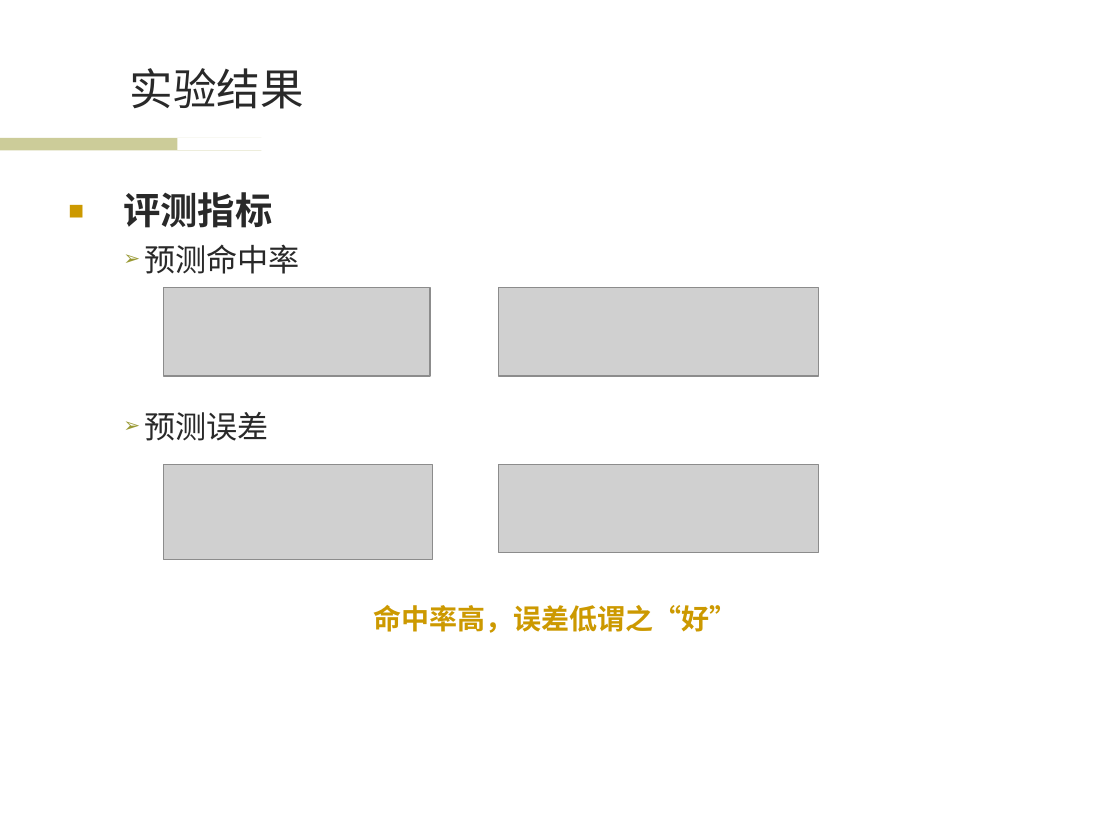
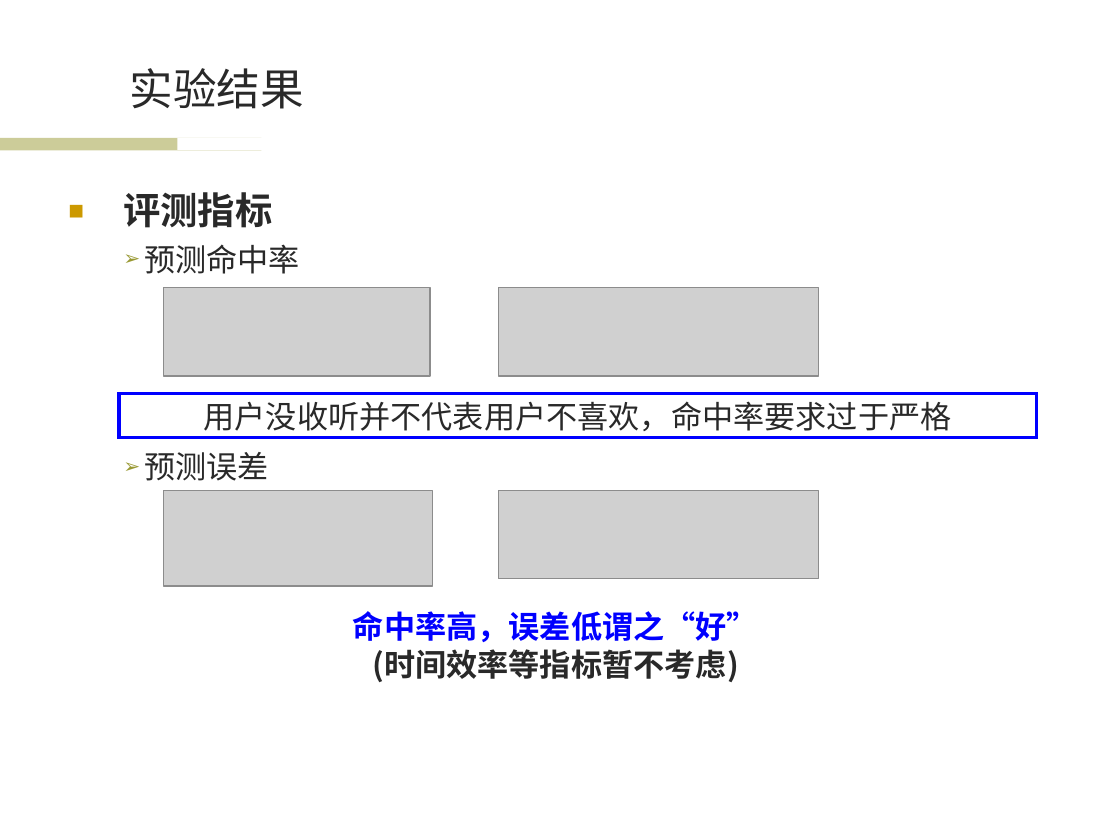
Before and after one commit to wwssttt/NJUThesis, a slide deck: slide 13 of ppt/一种基于时间序列分析的个性化音乐推荐系统及其实现.ppt (slide 12 before the commit). Drawn at 1120x840 pixels with LibreOffice and Linux fonts; fonts in the diff are those of the drawing; grey boxes stand for pictures; background and template pictures are left out. Boxes give left, top, right and bottom in pixels: in the first picture for what was removed or moved away, otherwise in the second. Text is boxed around its words. In the diff, an @@ line names an element or a change of style, - is before the commit and + after.

```diff
--- a/ppt/一种基于时间序列分析的个性化音乐推荐系统及其实现.ppt
+++ b/ppt/一种基于时间序列分析的个性化音乐推荐系统及其实现.ppt
@@ text "评测指标" rewrapped from bbox=[123, 192, 300, 441] to bbox=[123, 192, 300, 481] @@
@@ rectangle added at bbox=[119, 393, 1036, 437], outline #0000FF 2.24 pt, 20 pt, text #292929 @@
+用户没收听并不代表用户不喜欢，命中率要求过于严格
@@ 2 pictures, 1 text: place and size @@
-2 pictures, 1 text at bbox=[164, 464, 819, 633]
+2 pictures, 1 text at bbox=[164, 491, 819, 682]
@@ text at bbox=[353, 611, 758, 642]: size 18 to 20 pt, text colour #CC9900 to #0000FF in "命中率高，误差低谓之“好”" @@
@@ text at bbox=[372, 649, 738, 682]: paragraph added @@
+(时间效率等指标暂不考虑)
```
Also in this commit, not shown: 5 other slides changed, 3 slides added, 1 slide removed.
